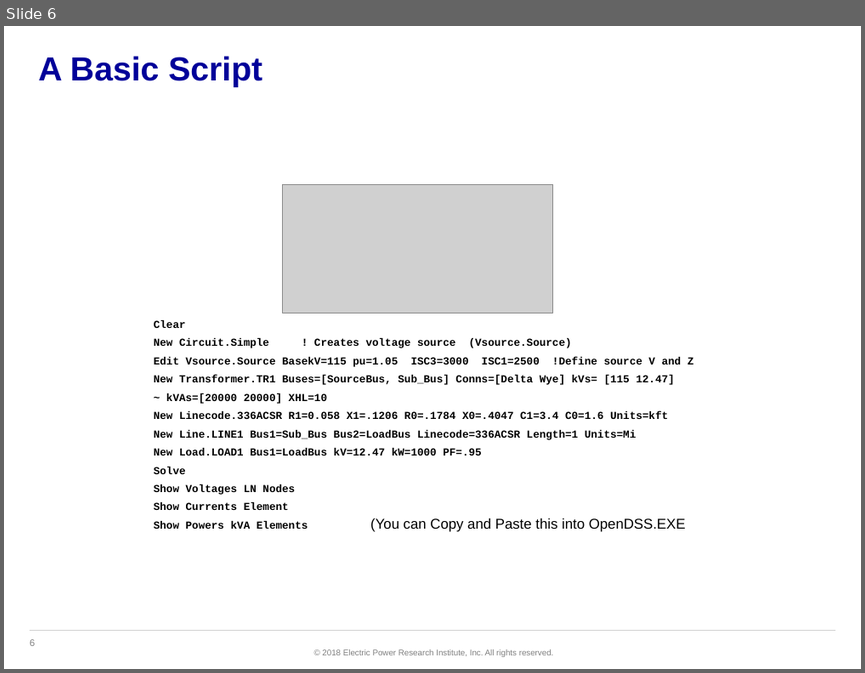
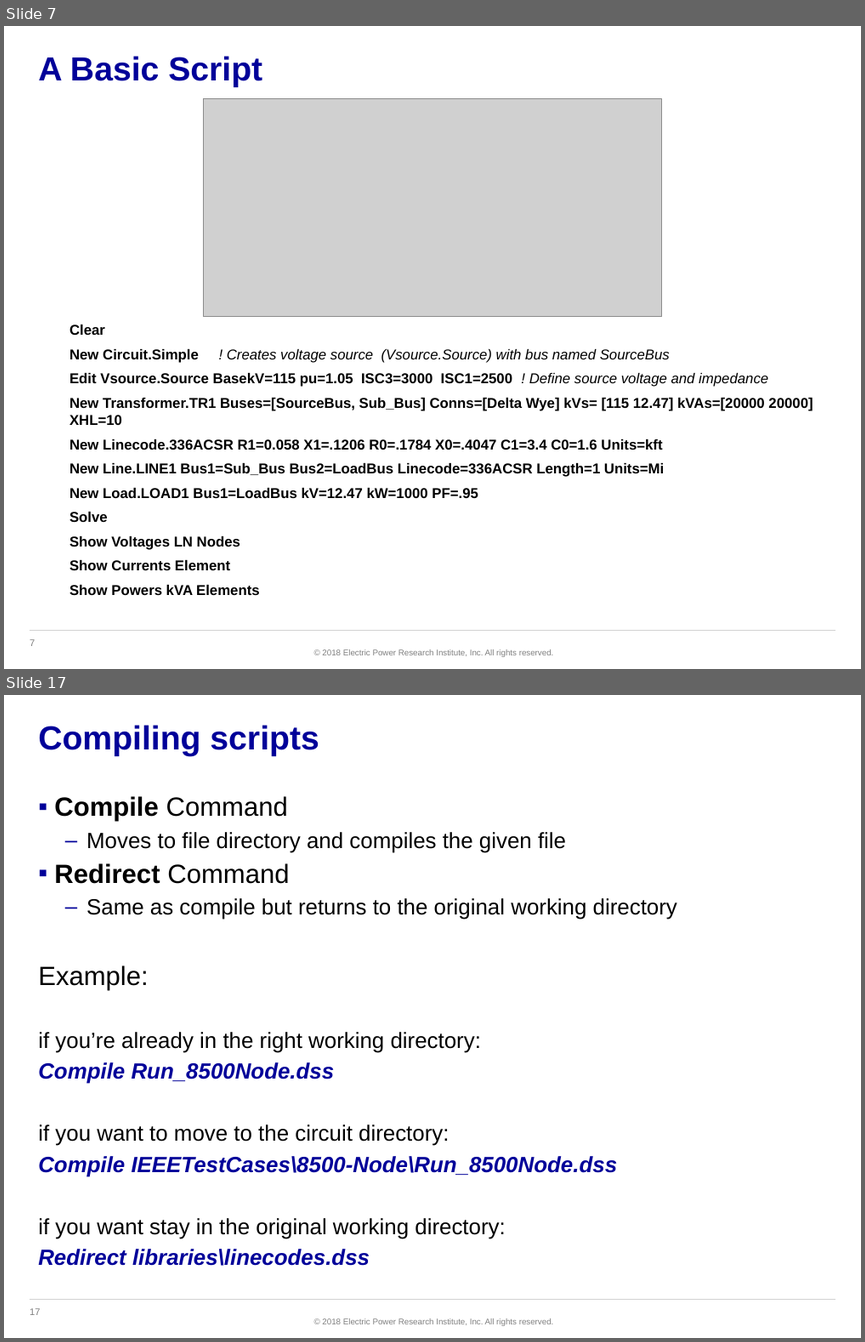
Before and after one commit to dss-extensions/opendss-svn-mirror, a slide deck: trunk/Training/NCSU-2018/Scripting Basics.pptx. Shown one above the other, each under a label of ours: slide 6 before the commit, slides 7 and 17 after it; the slides between them are not shown. The pictures are 865x673 and 865x1342 pixels, drawn with LibreOffice and Linux fonts; fonts in the diff are those of the drawing; grey boxes stand for pictures; background and template pictures are left out. Boxes give left, top, right and bottom in pixels: in the first picture for what was removed or moved away, otherwise in the second. Text is boxed around its words. In the diff, an @@ line names an element or a change of style, - is before the commit and + after.

```diff
--- a/trunk/Training/NCSU-2018/Scripting Basics.pptx
+++ b/trunk/Training/NCSU-2018/Scripting Basics.pptx
@@ slide 17 added at [4, 695, 861, 1338], background #FFFFFF; not listed: 3 template elements that a slide beside it also shows @@
@@ title added at [38, 725, 318, 756], 28 pt, text #000099, bold @@
+Compiling scripts
@@ text added at [38, 796, 677, 1265], 18.5 pt, text #000000 @@
+▪ Compile Command
+  – Moves to file directory and compiles the given file
+▪ Redirect Command
+  – Same as compile but returns to the original working directory
+Example:
+if you’re already in the right working directory:
+Compile Run_8500Node.dss
+if you want to move to the circuit directory:
+Compile IEEETestCases\8500-Node\Run_8500Node.dss
+if you want stay in the original working directory:
+Redirect libraries\linecodes.dss
@@ what was slide 6 is now slide 7 @@
@@ slide 7 changed as well @@
@@ picture: place and size @@
-picture at [283, 184, 553, 313]
+picture at [204, 99, 662, 317]
@@ text "Clear": place and size @@
-text "Clear" at [154, 320, 694, 528]
+text "Clear" at [69, 324, 812, 595]
@@ text at [69, 324, 664, 595]: size 9 to 12 pt, font Courier New to Arial in "Clear", "New Linecode.336ACSR R1=0.058 X1=.1206 R0=.1784 X0=.4047 C1= ...", "New Line.LINE1 Bus1=Sub_Bus Bus2=LoadBus Linecode=336ACSR Le ...", "New Load.LOAD1 Bus1=LoadBus kV=12.47 kW=1000 PF=.95" and 4 more places; more space between paragraphs @@
@@ text at [69, 349, 812, 425]: text changed; size 9 to 12 pt; font Courier New to Arial @@
-New Circuit.Simple ! Creates voltage source (Vsource.Source)
-Edit Vsource.Source BasekV=115 pu=1.05 ISC3=3000 ISC1=2500 !Define source V and Z
-New Transformer.TR1 Buses=[SourceBus, Sub_Bus] Conns=[Delta Wye] kVs= [115 12.47]
-~ kVAs=[20000 20000] XHL=10
+New Circuit.Simple ! Creates voltage source (Vsource.Source) with bus named SourceBus
+Edit Vsource.Source BasekV=115 pu=1.05 ISC3=3000 ISC1=2500 ! Define source voltage and impedance
+New Transformer.TR1 Buses=[SourceBus, Sub_Bus] Conns=[Delta Wye] kVs= [115 12.47] kVAs=[20000 20000] XHL=10
@@ text removed at [370, 518, 686, 532] @@
-(You can Copy and Paste this into OpenDSS.EXE
@@ page number at [30, 639, 35, 646]: text changed @@
-6
+7
```
Also in this commit, not shown: 5 other slides changed, 11 other slides added, 3 slides removed.
